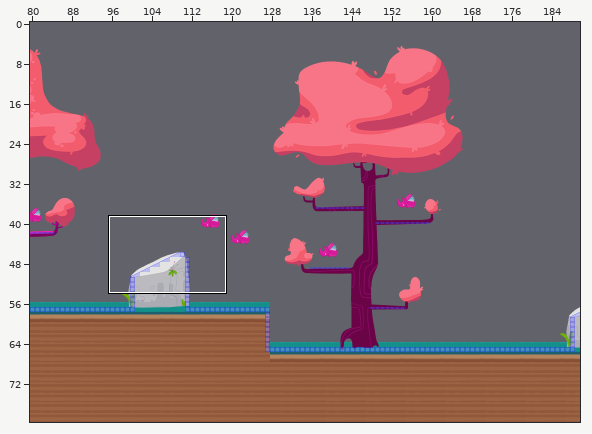
Tiled map, stored at assets/data/level-1-2.tmx. Above: a wide view before the commit, with the close-up outlined.
Close-up. The starting point:
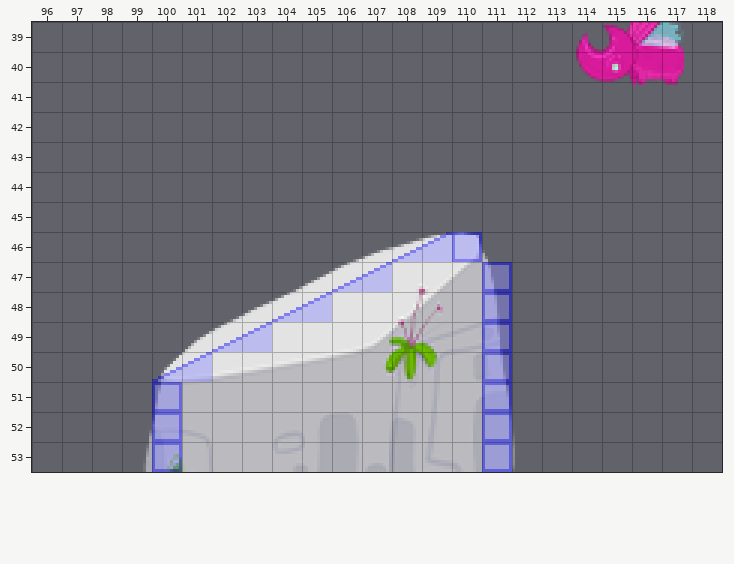
Cells are 10x10 px. Shown: x 96..118, y 39..53. The commit also changed other parts of the map, which this record leaves out.
The same view after the edit:
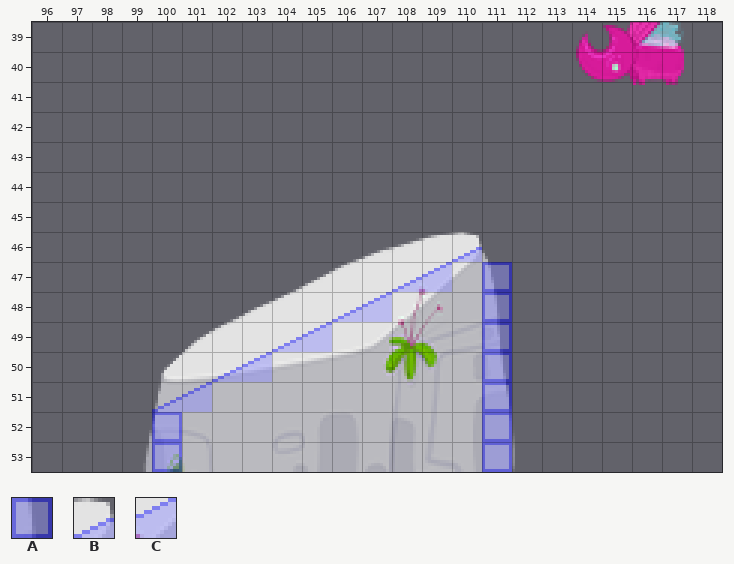
Key: from "ground-collisions": A 1, B 9, C 10.
_ is an empty cell, . an unchanged one.
See-through tiles are keyed as they look on the map.
Difference:
--- layer "collisions"
@@ x 100..110 @@
-46 ........BCA
-47 ......BC__.
-48 ....BC__...
-49 ..BC__.....
-50 BC__.......
-51 A_.........
+46 ........__B
+47 ......__BC.
+48 ....__BC...
+49 ..__BC.....
+50 __BC.......
+51 BC.........
